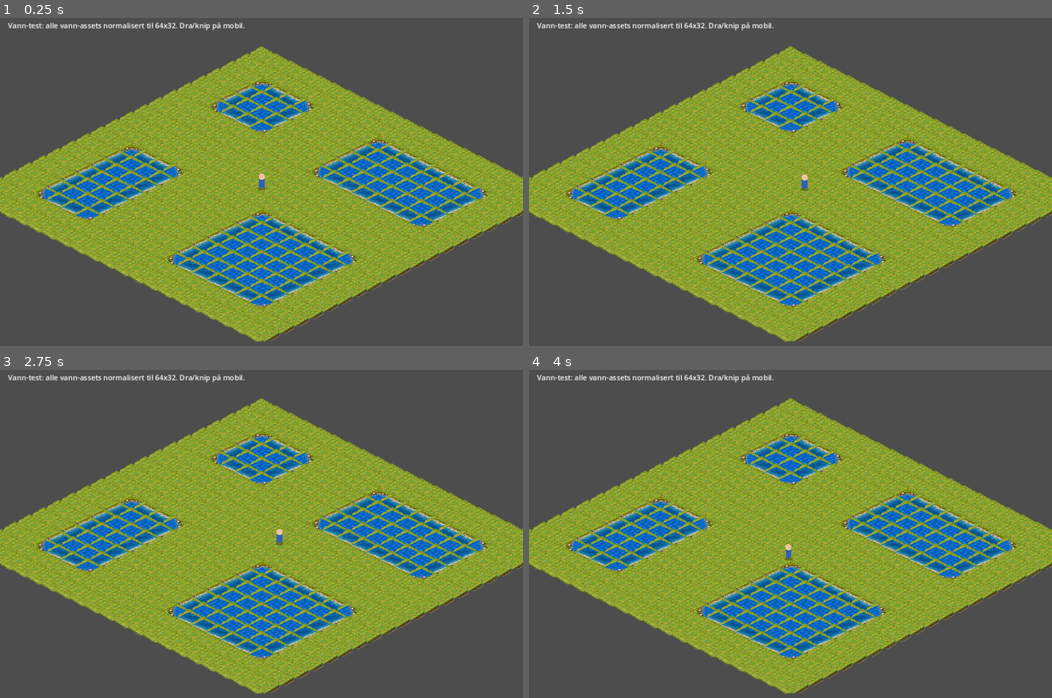
Above: before the commit, frames 1-4 (two rows, left to right).
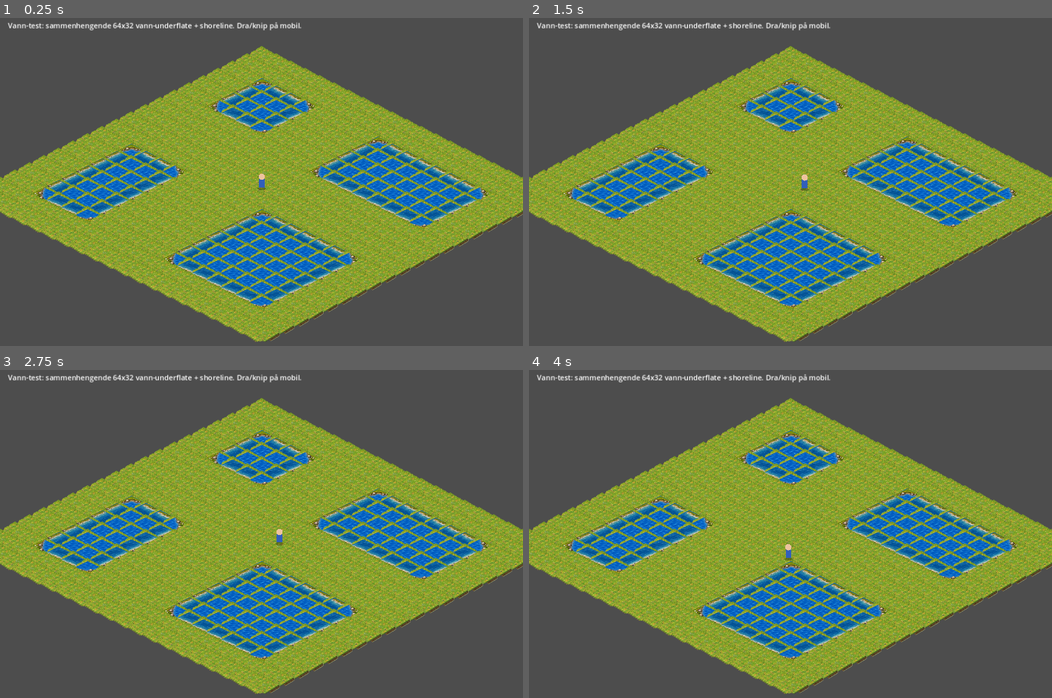
Above: after the commit, the same moments.

Repository: hkolberg/lille-gaardsliv
Game: Godot game, scene res://main.tscn
The game is run twice, just before and just after one commit, with the same random seed, the same clock (stepped at 60 frames per second) and the same inputs.
Inputs (mouse positions are in pixels of both pictures, inside the frame that each line leads up to):
- Up to frame 1 (0.25 s): no input
- Up to frame 2 (1.5 s): tap Enter at 0.5 s; move the mouse to (905, 175) at 0.52 s; hold D (move_right) 0.53-1.25 s; click (905, 175) at 0.67 s; drag from (685, 208) to (764, 260) at 1.27 s
- Up to frame 3 (2.75 s): move the mouse to (313, 468) at 2.02 s; hold D (move_right) from 2.03 s (still down)
- Up to frame 4 (4 s): release D (move_right) at 2.75 s; drag from (764, 612) to (633, 491) at 2.77 s; tap Space at 3.5 s; move the mouse to (947, 596) at 3.52 s; hold A (move_left) from 3.53 s (still down)

The runs differ from the first frame. In frame 1, 1.0% of the frame differs, in the area x 7-92%, y 1-87%; in frame 2, 1.0%; in frame 3, 1.0%; in frame 4, 1.0%.

Commit message:
Fill water tile seams with continuous underlay

Diff:
--- a/godot/main.gd
+++ b/godot/main.gd
@@ -446,12 +446,27 @@
 	var destination := Rect2(tile_center - Vector2(32.0, 16.0), Vector2(64.0, 32.0))
 	draw_texture_rect_region(texture, destination, source)
 
+func _draw_water_underlay(tile_center: Vector2) -> void:
+	# Always cover the complete logical 64x32 diamond before drawing textured
+	# water/shore art. Generated water sprites contain soft transparent pixels
+	# at their outer edge; without this underlay the grass base shows through
+	# as a green grid between adjacent water tiles.
+	var diamond := PackedVector2Array([
+		tile_center + Vector2(0.0, -TILE_H * 0.5),
+		tile_center + Vector2(TILE_W * 0.5, 0.0),
+		tile_center + Vector2(0.0, TILE_H * 0.5),
+		tile_center + Vector2(-TILE_W * 0.5, 0.0)
+	])
+	# Match the dominant mid-blue of the current water art.
+	draw_colored_polygon(diamond, Color("#176fb0"))
+
 func _draw_tile(x: int, y: int, tile: Dictionary) -> void:
 	var c := _iso(x, y)
 	var grass: Texture2D = asset_textures.get("grass")
 	_draw_asset(grass, c)
 
 	if tile.category == "water":
+		_draw_water_underlay(c)
 		var water_key := _water_texture_key(x, y)
 		var water_texture: Texture2D = asset_textures.get(water_key)
 		_draw_water_asset(water_texture, c)
@@ -653,4 +668,4 @@
 	draw_colored_polygon(pts, color)
 
 func _draw_ui() -> void:
-	draw_string(ThemeDB.fallback_font, Vector2(16,24), "Vann-test: alle vann-assets normalisert til 64x32. Dra/knip på mobil.", HORIZONTAL_ALIGNMENT_LEFT, -1, 16, Color.WHITE)
+	draw_string(ThemeDB.fallback_font, Vector2(16,24), "Vann-test: sammenhengende 64x32 vann-underflate + shoreline. Dra/knip på mobil.", HORIZONTAL_ALIGNMENT_LEFT, -1, 16, Color.WHITE)
